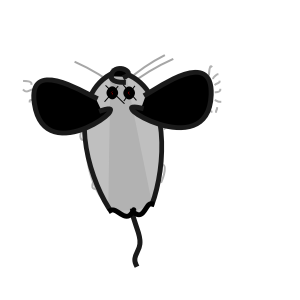
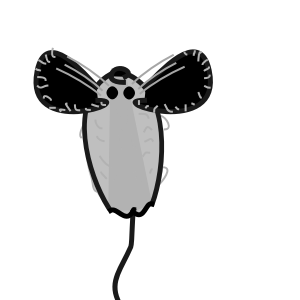
Layered file, before and after one edit (300 x 300). Changes by layer:
hid "fullbodyStand" over [64, 64, 222, 300]
